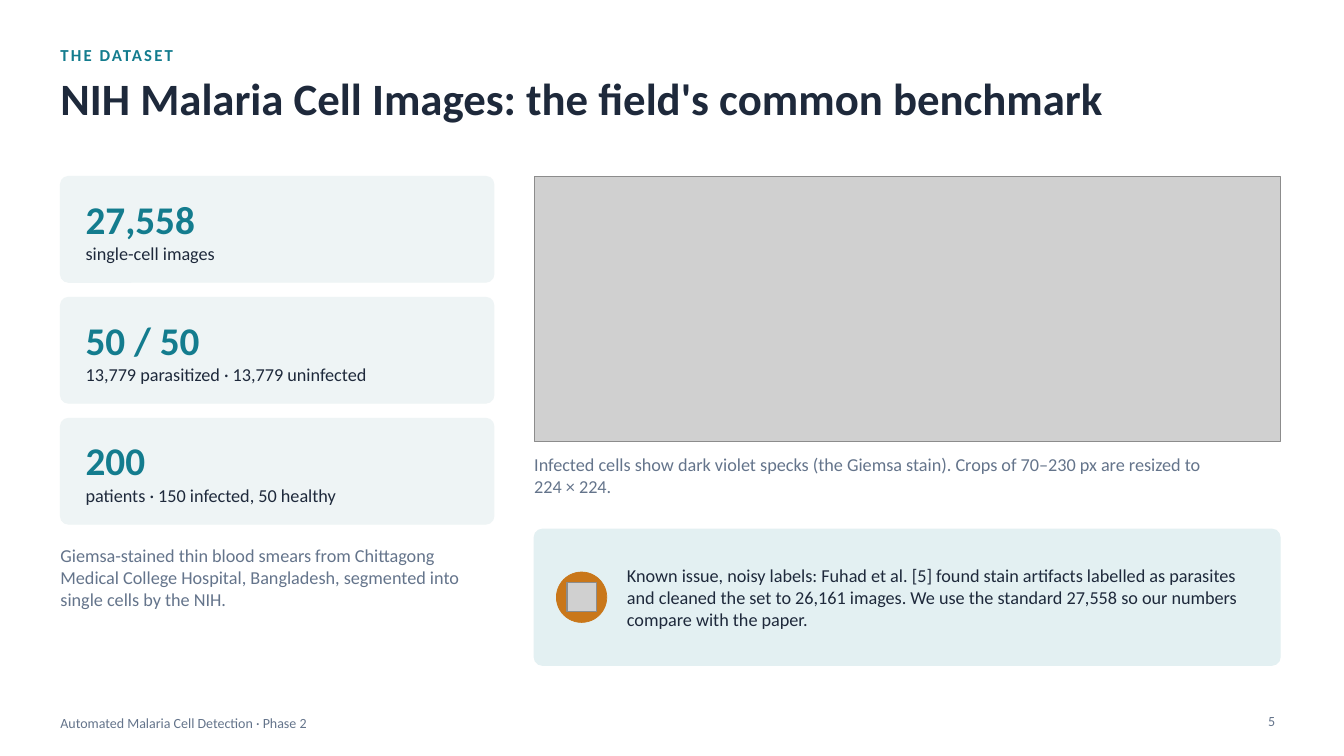
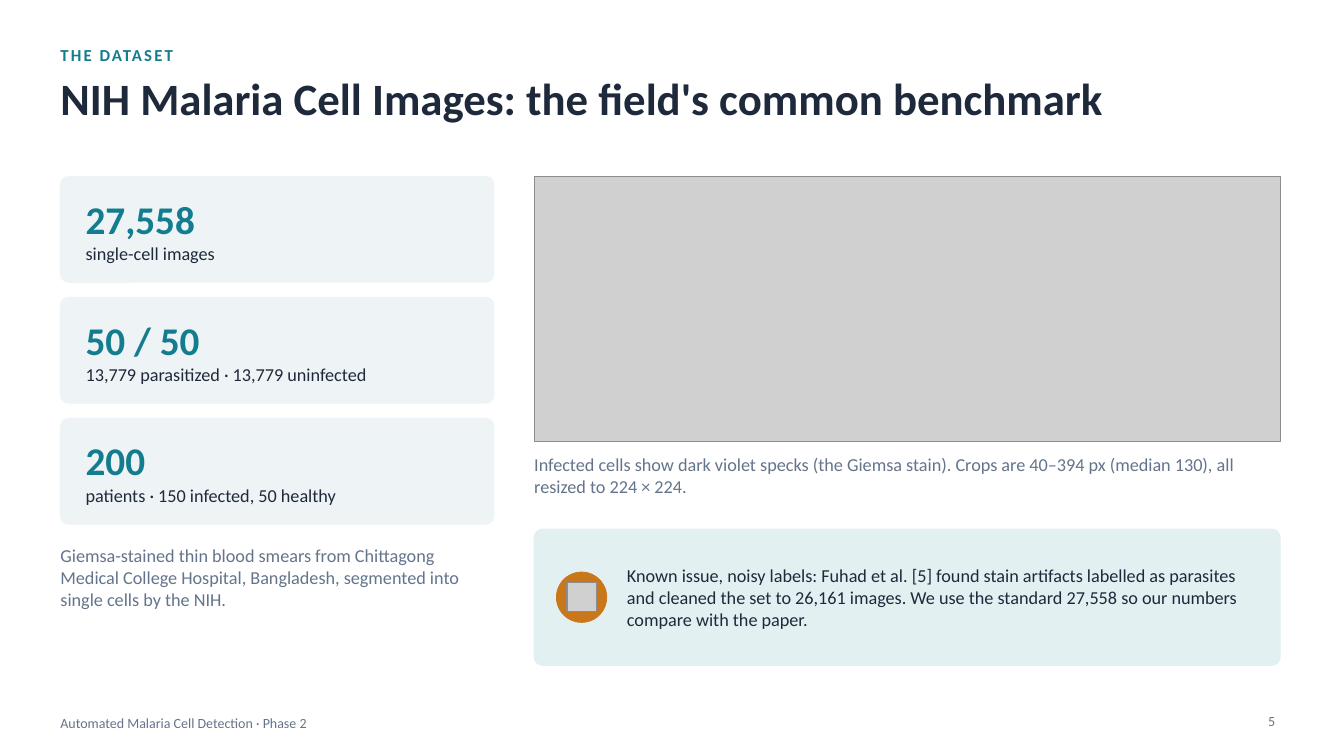
Before and after one commit to amathziah/malaria-detection, a slide deck: slide 5 of slides/Malaria_Phase2_Long.pptx. Drawn at 1344x756 pixels with LibreOffice and Linux fonts; fonts in the diff are those of the drawing; grey boxes stand for pictures. Boxes give left, top, right and bottom in pixels: in the first picture for what was removed or moved away, otherwise in the second. Text is boxed around its words. In the diff, an @@ line names an element or a change of style, - is before the commit and + after.

Commit message:
Slides: graphs for every result, metrics primer, PDF copies
- Every chart is now an image, so graphs show in any viewer (phone and
  quick-look previews could not render the native PowerPoint charts)
- New graphs: paper vs. ours on 8 metrics, distance from the paper per
  metric, per-fold accuracy, training curves, ROC, time per fold,
  speed-ups; new "How to read the metrics" slide in both decks
- Long deck 31 slides, short deck 13 slides; PDF copies exported from
  PowerPoint so GitHub can preview them
- Guide: speed-up figure and text use the paper's mean of 4 h 46 min
  per fold and our mean of 11.3 min

```diff
--- a/slides/Malaria_Phase2_Long.pptx
+++ b/slides/Malaria_Phase2_Long.pptx
@@ text at [534, 458, 1234, 493]: text changed @@
-Infected cells show dark violet specks (the Giemsa stain). Crops of 70–230 px are resized to 224 × 224.
+Infected cells show dark violet specks (the Giemsa stain). Crops are 40–394 px (median 130), all resized to 224 × 224.
```
Also in this commit, not shown: 6 other slides changed, 1 slide added, 23 other files.
